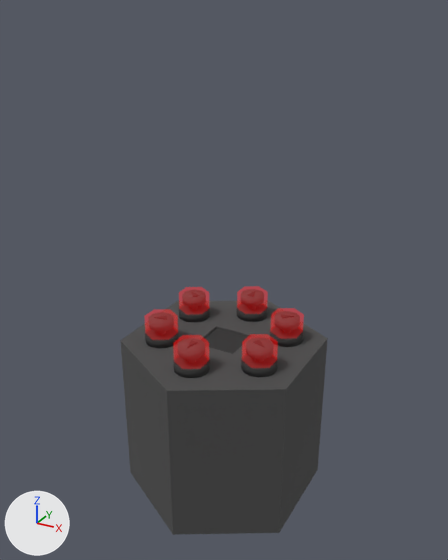
The Blender file blender_models/Machines/Knobs.blend: old version first, new version second.
One viewpoint serves both versions: a 50 mm camera at (1.269, -2.31, 2.269) aimed at (-0.014, 0.023, 1.102). Arrows for +X, +Y and +Z are at lower left; the lights stay in place.

In view in the first picture: 'Base', 'Door', 'IN1', 'IN2', 'IN3', 'IN4', 'IN5', 'IN6'.
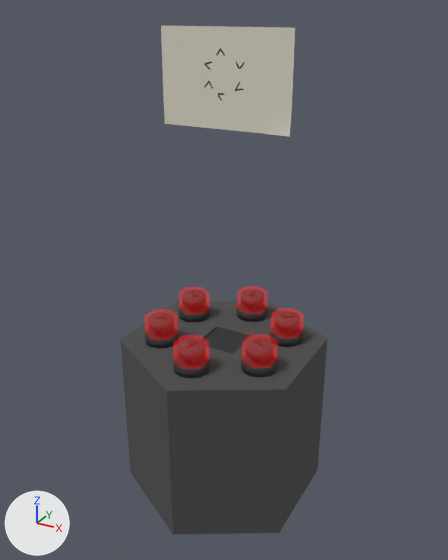
Where the change shows, as pixel boxes (x1, y1, x2, y2) in the pictures (448 x 560 px):
'KnobsInstruction', added: after (161, 26, 295, 137)

The change, as a list of edits to the scene's bpy script:
```text
Add img_knobsinstruction_png:
    img_knobsinstruction_png = load_image('KnobsInstruction.png', '../../unity_project/Paper Box/Assets/Textures/Box/KnobsInstruction.png', 308, 200, 'sRGB')
Add mat_knobsinstruction:
    mat_knobsinstruction = principled_material('KnobsInstruction')
    mat_knobsinstruction.texture = img_knobsinstruction_png
    mat_knobsinstruction.roughness = 1.0
    mat_knobsinstruction.specular_ior_level = 0.1
Add me_plane_008:
    me_plane_008.from_pydata(...)  # 10 vertices, 4 faces; spans x -0.3..0.3, y -0.012..0.0, z -0.2..0.2
    me_plane_008.polygons.foreach_set('use_smooth', [True] * 4)
    me_plane_008.materials.append(mat_knobsinstruction)  # picture img_knobsinstruction_png
Add ob_knobsinstruction:
    ob_knobsinstruction = bpy.data.objects.new('KnobsInstruction', me_plane_008)
    ob_knobsinstruction.location = (0.0, 0.0, 2.0)
```
